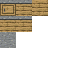
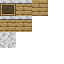
The second 64px x 64px image is a revision of the first. Changes to its layers:
hid group "Closed" (3rd of 3, in "Variant3") (2 layers) over [0, 3, 32, 20]
showed group "Open" (3rd of 3, in "Variant3") (1 layers) over [0, 3, 32, 20]
showed "Polished Diorite" over [0, 0, 32, 48]
hid "Polished Andesite" over [0, 0, 32, 48]
